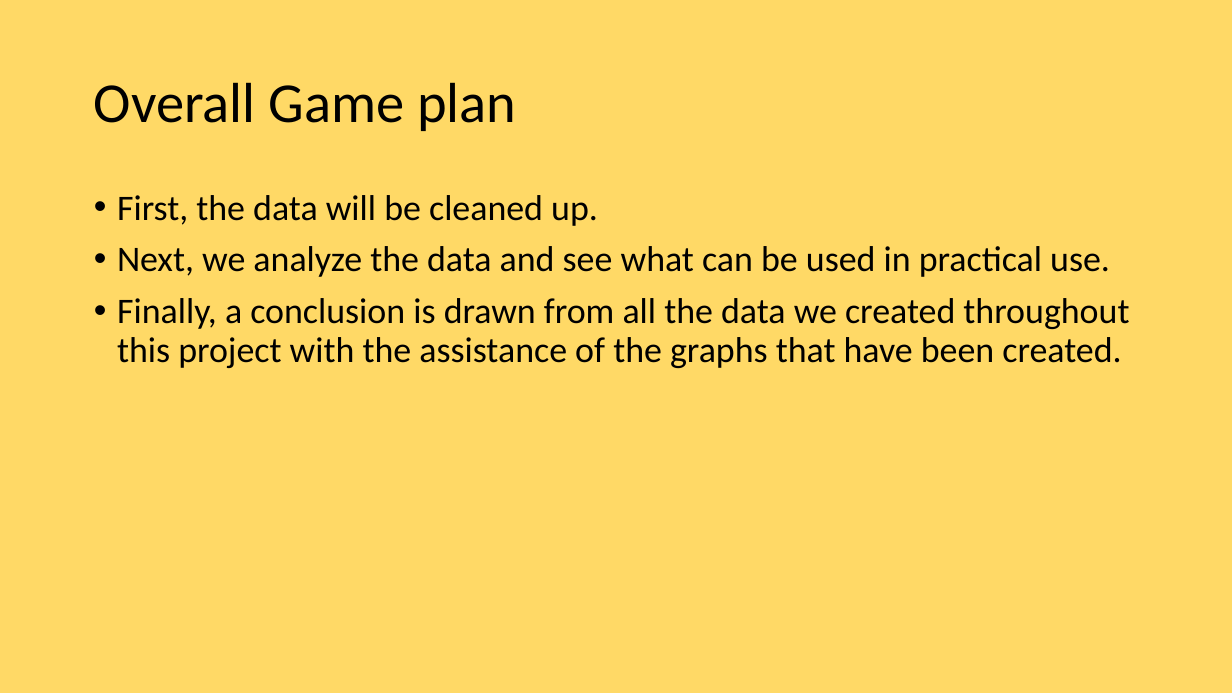
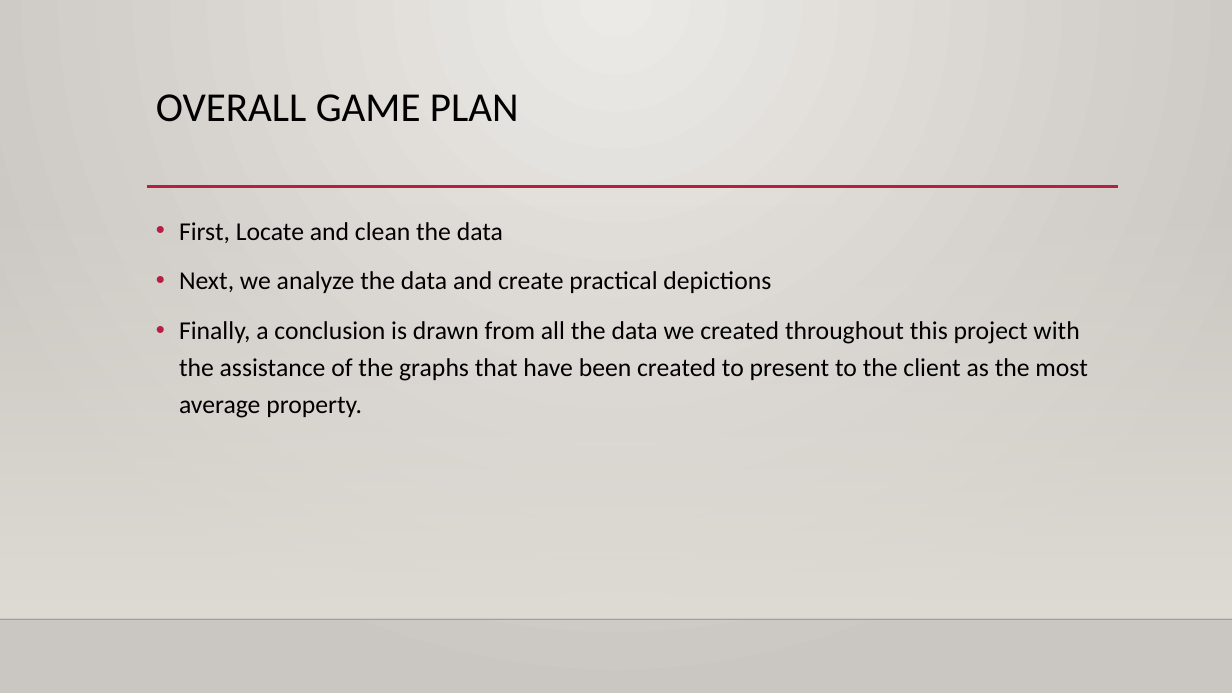
Before and after one commit to scavazos4/Project_One, a slide deck: slide 5 of Sacramento Real Estate.pptx. Drawn at 1232x693 pixels with LibreOffice and Linux fonts; fonts in the diff are those of the drawing; background and template pictures are left out. Boxes give left, top, right and bottom in pixels: in the first picture for what was removed or moved away, otherwise in the second. Text is boxed around its words. In the diff, an @@ line names an element or a change of style, - is before the commit and + after.

```diff
--- a/Sacramento Real Estate.pptx
+++ b/Sacramento Real Estate.pptx
@@ background #FFD966 to gradient #ECEAE7 to #CAC7C1 @@
@@ title "OVERALL GAME PLAN" at bbox=[156, 94, 519, 122]: vertical alignment middle to top @@
@@ title at bbox=[156, 94, 519, 122]: text changed; size 44 to 32 pt @@
-Overall Game plan
+OVERALL GAME PLAN
@@ rectangle added at bbox=[0, 204, 1232, 619], fill gradient #DFDBD5 @@
@@ line added from (147, 187) to (1118, 187), #B71E42 2.5 pt @@
@@ text at bbox=[179, 222, 1087, 418]: text changed; size 28 to 20 pt @@
-• First, the data will be cleaned up.
-• Next, we analyze the data and see what can be used in practical use.
-• Finally, a conclusion is drawn from all the data we created throughout this project with the assistance of the graphs that have been created.
+• First, Locate and clean the data
+• Next, we analyze the data and create practical depictions
+• Finally, a conclusion is drawn from all the data we created throughout this project with the assistance of the graphs that have been created to present to the client as the most average property.
@@ line added from (0, 619) to (1232, 619), #000001 1 pt @@
```
Also in this commit, not shown: 8 other slides changed, 5 slides added, 3 slides removed, 1 other file.
